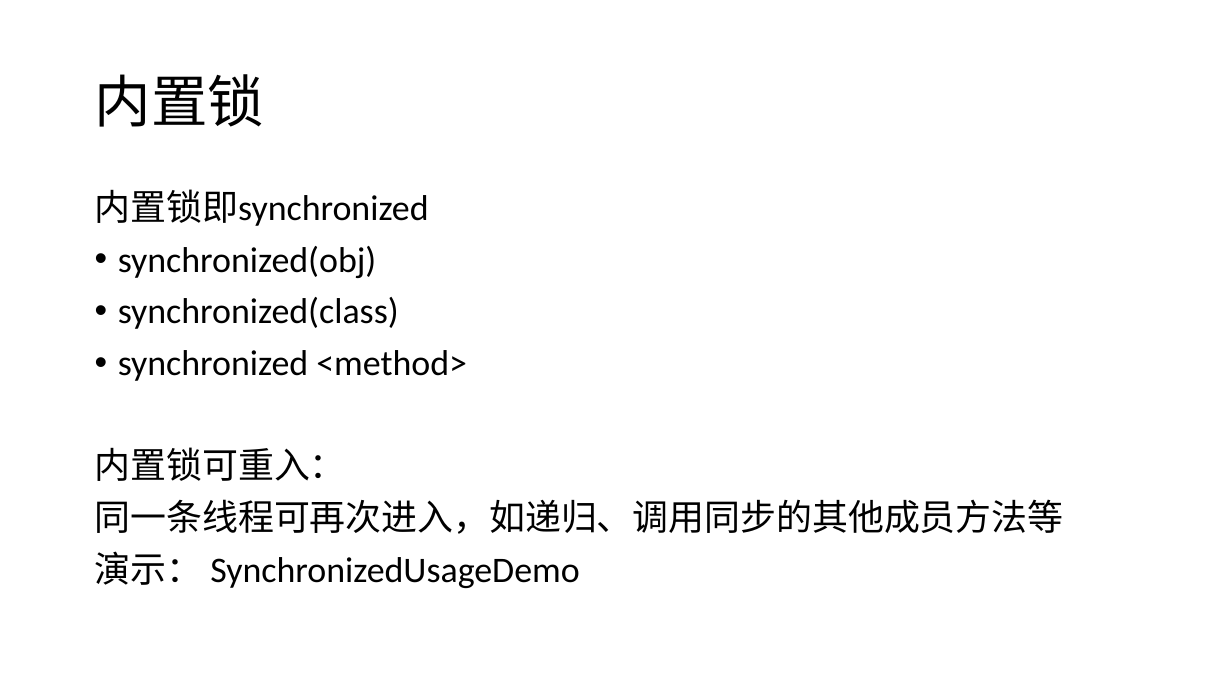
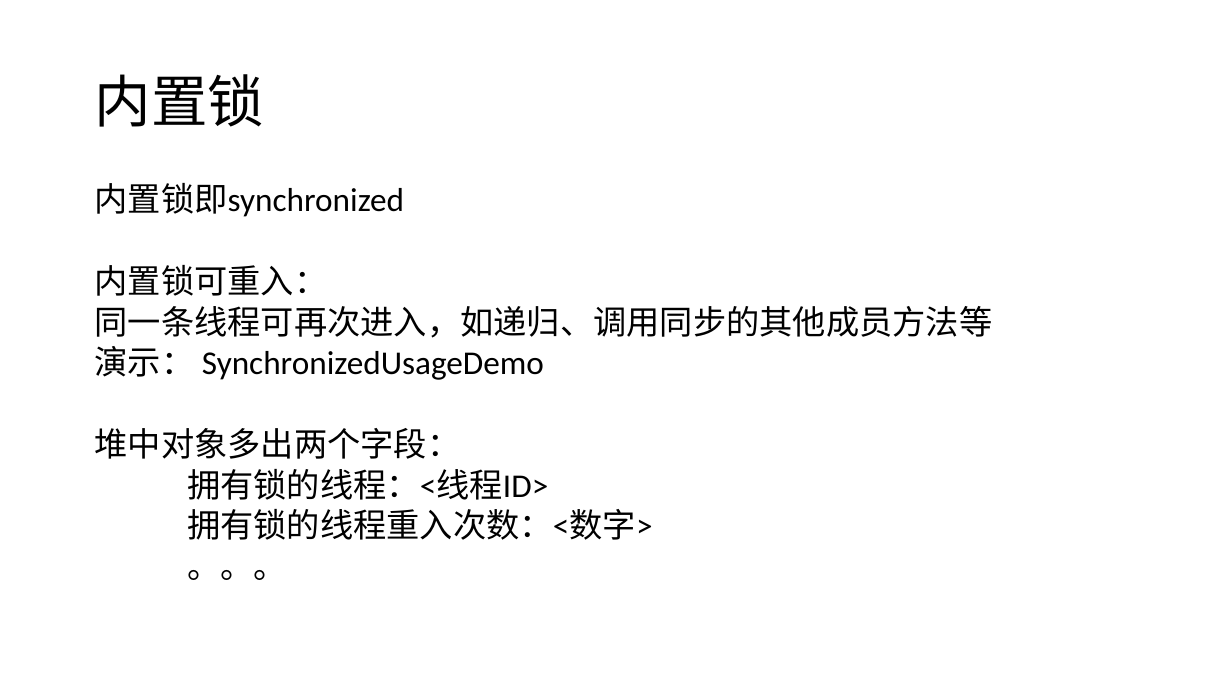
Before and after one commit to GerogeLeon/multithread_demo, a slide deck: slide 5 of JAVA并发编程.pptx. Drawn at 1232x693 pixels with LibreOffice and Linux fonts; fonts in the diff are those of the drawing. Boxes give left, top, right and bottom in pixels: in the first picture for what was removed or moved away, otherwise in the second. Text is boxed around its words. In the diff, an @@ line names an element or a change of style, - is before the commit and + after.

```diff
--- a/JAVA并发编程.pptx
+++ b/JAVA并发编程.pptx
@@ text at [95,183,993,380]: size 28 to 25.9 pt in "内置锁即synchronized", "内置锁可重入：", "同一条线程可再次进入，如递归、调用同步的其他成员方法等", "演示： SynchronizedUsageDemo"; line spacing 0.9 to 0.7 @@
@@ text at [118,246,467,381]: paragraphs removed @@
-• synchronized(obj)
-• synchronized(class)
-• synchronized <method>
@@ text at [95,428,653,580]: paragraphs added @@
+堆中对象多出两个字段：
+拥有锁的线程：<线程ID>
+拥有锁的线程重入次数：<数字>
+。。。
```
Also in this commit, not shown: 10 other slides changed, 20 other files.
